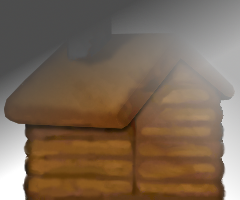
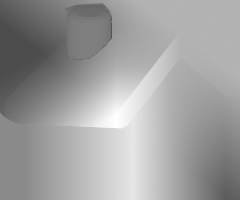
Before/after of a w=240, h=200 layered artwork. What changed in the layer stack:
added layer "Sichtbar#1" above "Sichtbar" over [0, 0, 240, 200]
added layer "chimney_inside" above "chimney_inside-Kopie" over [77, 9, 102, 17]
added layer "chimney_front-Kopie" above "chimney_front" over [64, 3, 114, 60]
added layer "despeckled_3_chimney-Kopie#1" above "despeckled_3_chimney-Kopie" over [67, 5, 112, 60]
added layer "despeckled_3_chimney-Kopie" above "black-Kopie" over [67, 5, 112, 60]
added layer "roof#5" (lighten) above "roof#3" over [0, 0, 240, 200]
added layer "roof#3" (darken) above "roof#1" over [0, 0, 240, 127]
hid "roof#1" over [0, 0, 240, 180]
added layer "roof2-Kopie" above "roof2" over [116, 32, 235, 128]
hid "roof#2" over [0, 0, 240, 200]
added layer "roof-Kopie" above "roof" over [4, 32, 235, 129]
added layer "reduce" (10%) above "base" over [0, 0, 240, 200]
showed "base", painted on it over [0, 0, 240, 200]
